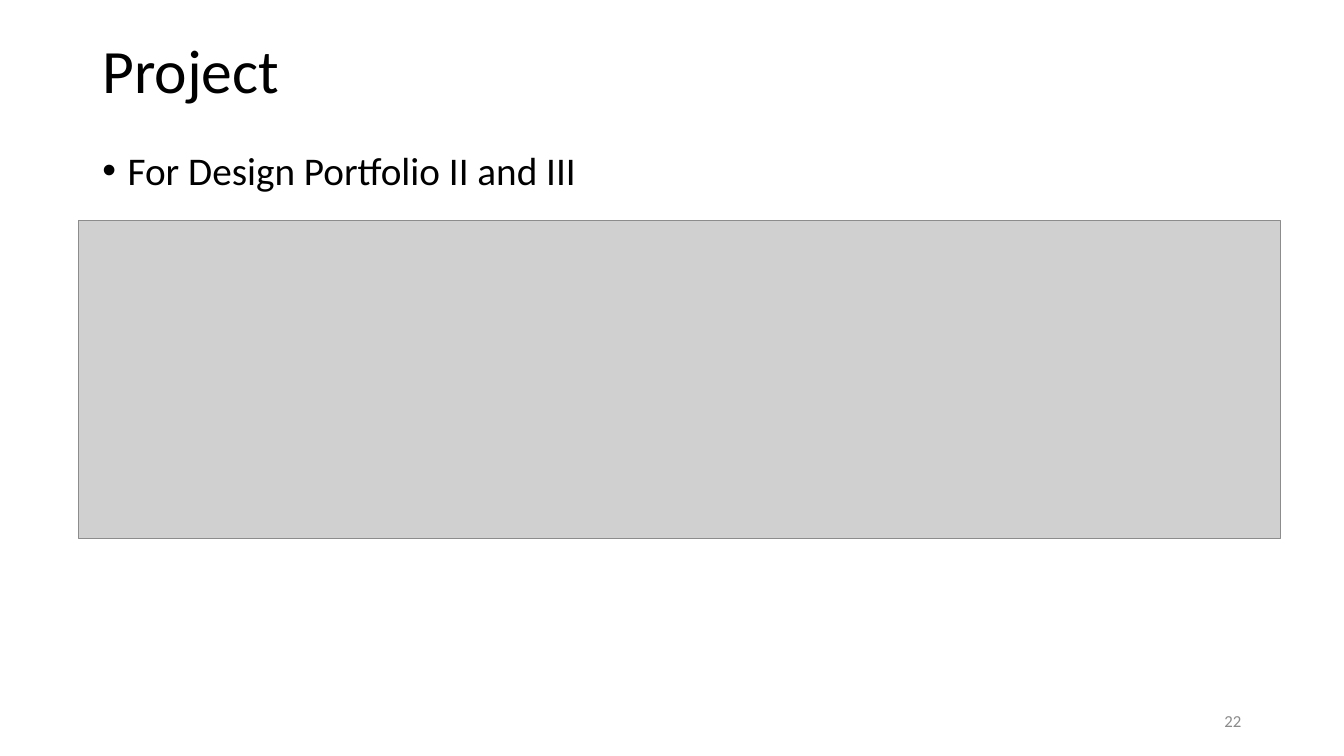
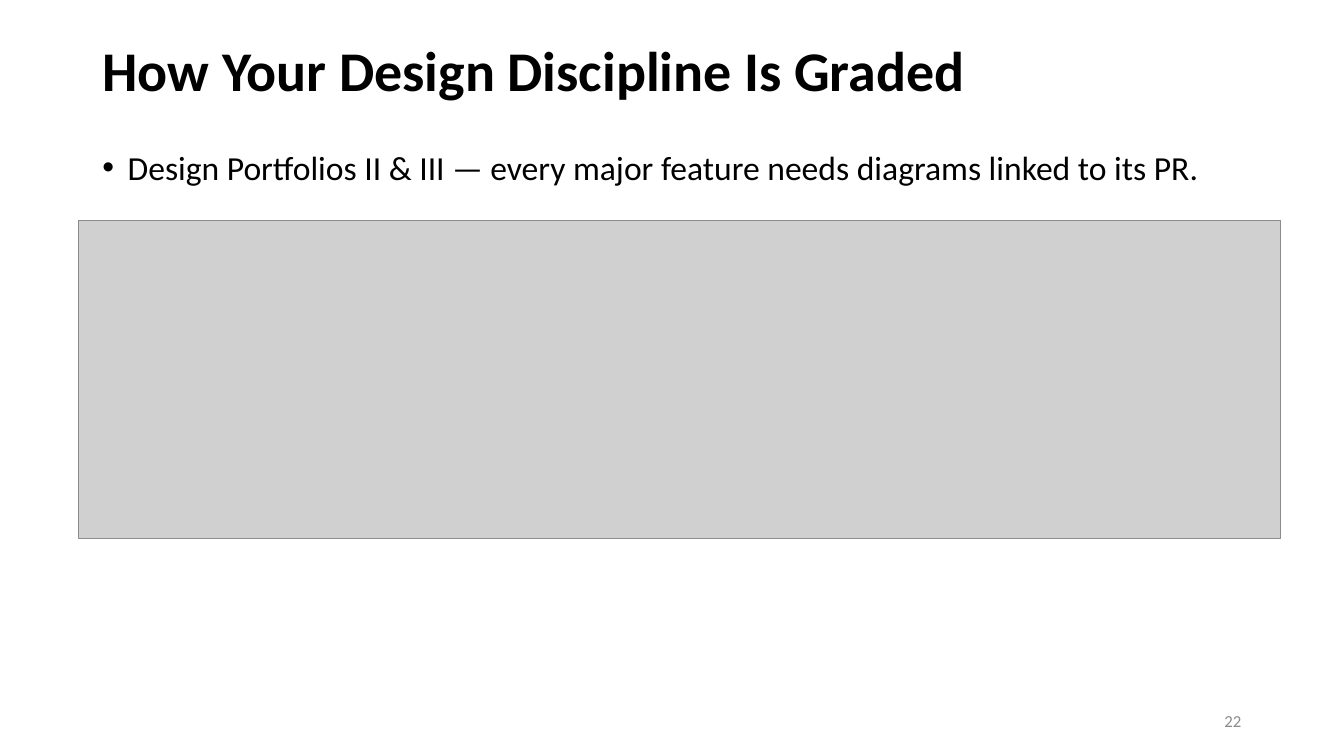
Before and after one commit to johnxu21/johnxu21.github.io, a slide deck: slide 22 of teaching/CS472/Timetable/OOD-V2.pptx. Drawn at 1344x756 pixels with LibreOffice and Linux fonts; fonts in the diff are those of the drawing; grey boxes stand for pictures. Boxes give left, top, right and bottom in pixels: in the first picture for what was removed or moved away, otherwise in the second. Text is boxed around its words. In the diff, an @@ line names an element or a change of style, - is before the commit and + after.

```diff
--- a/teaching/CS472/Timetable/OOD-V2.pptx
+++ b/teaching/CS472/Timetable/OOD-V2.pptx
@@ title at [102,51,964,101]: text changed; size 44 to 40 pt; bold on @@
-Project
+How Your Design Discipline Is Graded
@@ text at [128,156,1198,186]: text changed; size 28 to 24 pt @@
-• For Design Portfolio II and III
+• Design Portfolios II & III — every major feature needs diagrams linked to its PR.
```
Also in this commit, not shown: 4 other slides changed, 4 other files.
